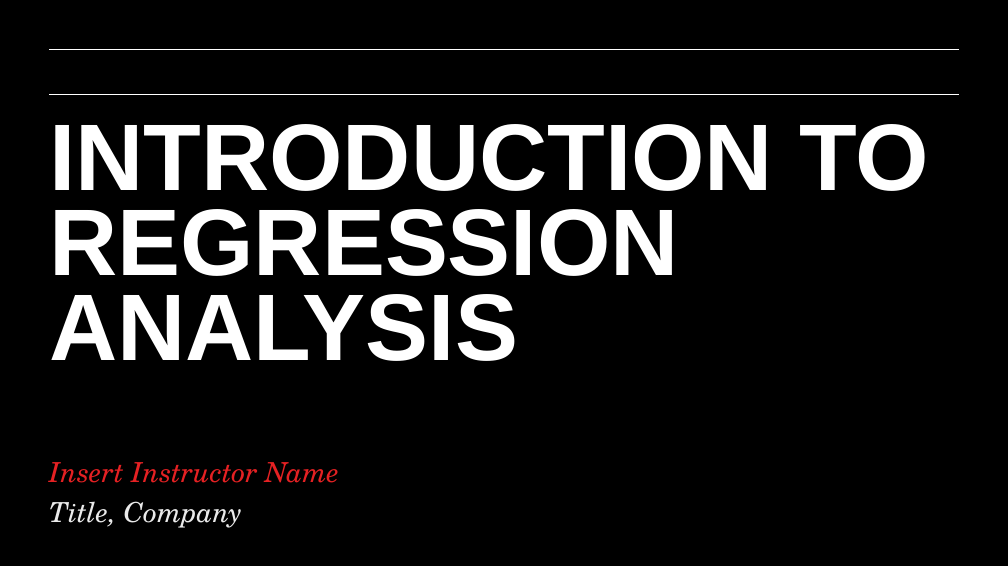
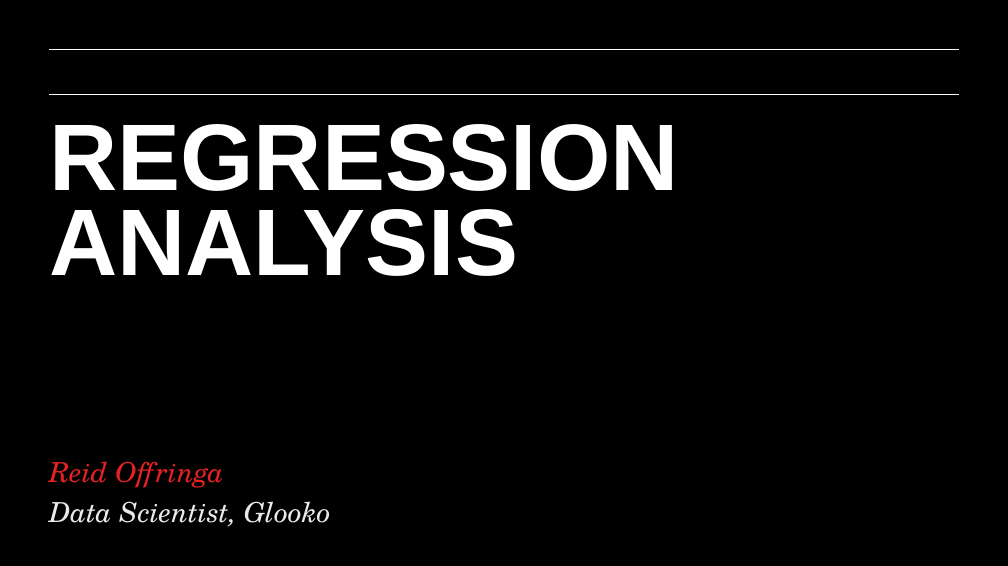
Before and after one commit to matanefron/data-sets, a slide deck: slide 1 of lessons/lesson-5/intro-to-regression-analysis.pptx. Drawn at 1008x566 pixels with LibreOffice and Linux fonts; fonts in the diff are those of the drawing; background and template pictures are left out. Boxes give left, top, right and bottom in pixels: in the first picture for what was removed or moved away, otherwise in the second. Text is boxed around its words. In the diff, an @@ line names an element or a change of style, - is before the commit and + after.

Commit message:
ppt

```diff
--- a/lessons/lesson-5/intro-to-regression-analysis.pptx
+++ b/lessons/lesson-5/intro-to-regression-analysis.pptx
@@ text at (49, 124, 679, 276): text changed @@
-INTRODUCTION TO REGRESSION ANALYSIS
+REGRESSION ANALYSIS
@@ text at (49, 461, 331, 527): text changed; text colour #E52123 to #EAEAEA @@
-Insert Instructor Name
-Title, Company
+Reid Offringa
+Data Scientist, Glooko
```
